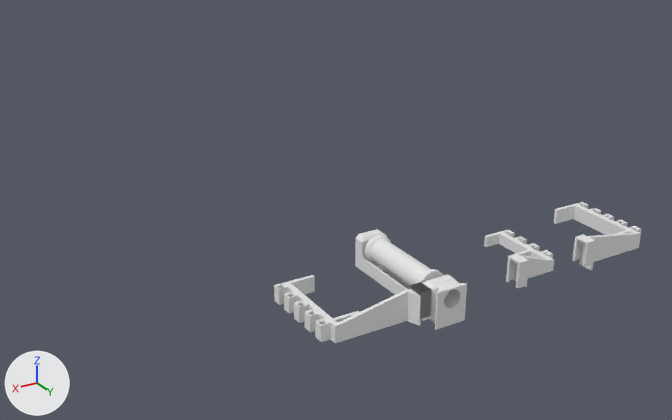
A saved change to the Blender file generic_spool_holder/generic_spool_holder_v5.blend.
Camera for both pictures: a 50 mm lens placed at (482.0, 674.0, 430.0), pointed at (-11.0, -148.0, 19.0). Arrows for +X, +Y and +Z are at lower left; the lights stay in place.

The first picture shows '78mm_spool_align', '78mm_spool_align_mirrored_applied', 'small_spool_align_v3_mirrored_applied', 'spool_roller', 'spool_roller_holder'.
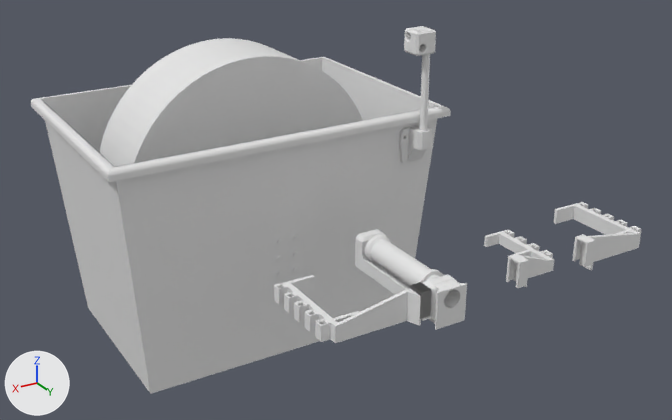
Commit message: Designed IKEA Samlabox 2.3kg Spool Holder

Not drawn themselves, but carrying or shaping drawn objects: ob_cylinder_001, ob_screw_m4x20_tolerance_cutout, ob_cylinder_003, ob_cylinder_004, ob_clip_holder_negative_applied_trimmed, ob_clip_holder_negative_applied_trimmed_001.

Location of each change, [x1, y1, x2, y2] in pixels of the pictures (672 x 420 px):
'Cube', added
    after: [41, 58, 437, 394]
'Cylinder', added
    after: [99, 38, 362, 167]
'Cube.001', added
    after: [31, 57, 451, 182]
'ikea_box_tent_mount', added
    after: [399, 124, 432, 163]
'ikea_box_tent_cube', added
    after: [404, 26, 436, 56]
'Cylinder.002', added
    after: [419, 54, 430, 131]
'screw_m5x10_tolerance_cutout', added
    after: [277, 235, 299, 277]

Edits to the bpy script that builds the scene:
```text
Add me_cube_017:
    me_cube_017.from_pydata([(-50.0, -31.7, 7.0), (-50.0, -33.0, 10.0), (-50.0, 2.0, -7.0), (-50.0, 2.0, 20.0), (50.0, -31.7, 7.0), (50.0, -33.0, 10.0), (50.0, 2.0, -7.0), (50.0, 2.0, 20.0)], [], [(0, 1, 3, 2), (2, 3, 7, 6), (6, 7, 5, 4), (4, 5, 1, 0), (2, 6, 4, 0), (7, 3, 1, 5)])
Add me_cube_018:
    me_cube_018.from_pydata([(-50.0, -19.7, 7.0), (-50.0, -21.0, 10.0), (-50.0, 0.0, -7.0), (-50.0, 2.0, 20.0), (50.0, -19.7, 7.0), (50.0, -21.0, 10.0), (50.0, 0.0, -7.0), (50.0, 2.0, 20.0)], [], [(0, 1, 3, 2), (2, 3, 7, 6), (6, 7, 5, 4), (4, 5, 1, 0), (2, 6, 4, 0), (7, 3, 1, 5)])
Add ob_clip_holder_negative_applied_trimmed_001:
    ob_clip_holder_negative_applied_trimmed_001 = bpy.data.objects.new('clip_holder_negative_applied_trimmed.001', me_cube_022)  # 48 vertices, 52 faces; spans x -3.8..3.8, y -3.8..3.8, z -5.0..7.0
    ob_clip_holder_negative_applied_trimmed_001.parent = ob_ikea_box_tent_cube
    ob_clip_holder_negative_applied_trimmed_001.location = (-37.5, -117.0, 202.0)
    ob_clip_holder_negative_applied_trimmed_001.rotation_euler = (-1.571, 0.0, -1.571)  # degrees (-90, 0, -90)
Add ob_ikea_box_tent_cube:
    ob_ikea_box_tent_cube = bpy.data.objects.new('ikea_box_tent_cube', me_cube_021)  # a box spanning x -12.5..12.5, y -12.5..12.5, z -12.5..12.5; modifiers BEVEL, BOOLEAN, BOOLEAN, BOOLEAN, BEVEL, BOOLEAN, BOOLEAN
    ob_ikea_box_tent_cube.parent = ob_cylinder_002
    ob_ikea_box_tent_cube.location = (-25.0, -112.0, 207.0)
Add ob_cylinder_004:
    ob_cylinder_004 = bpy.data.objects.new('Cylinder.004', me_cylinder_022)  # 128 vertices, 66 faces; spans x -4.2..4.2, y -4.2..4.2, z -55.0..65.0
    ob_cylinder_004.parent = ob_ikea_box_tent_cube
    ob_cylinder_004.location = (-20.0, -117.0, 202.0)
    ob_cylinder_004.rotation_euler = (1.571, 1.571, 0.0)  # degrees (90, 90, 0)
Add ob_clip_holder_negative_applied_trimmed:
    ob_clip_holder_negative_applied_trimmed = bpy.data.objects.new('clip_holder_negative_applied_trimmed', me_cube_022)  # 48 vertices, 52 faces; spans x -3.8..3.8, y -3.8..3.8, z -5.0..7.0
    ob_clip_holder_negative_applied_trimmed.parent = ob_ikea_box_tent_cube
    ob_clip_holder_negative_applied_trimmed.location = (-20.0, -107.0, 219.5)
    ob_clip_holder_negative_applied_trimmed.rotation_euler = (0.0, 0.0, 3.142)  # degrees (0, 0, 180)
    ob_clip_holder_negative_applied_trimmed.scale = (-1.0, -1.0, -1.0)
Add ob_cylinder_003:
    ob_cylinder_003 = bpy.data.objects.new('Cylinder.003', me_cylinder_022.copy())
    ob_cylinder_003.parent = ob_ikea_box_tent_cube
    ob_cylinder_003.location = (-30.0, -117.0, 212.0)
    ob_cylinder_003.rotation_euler = (0.0, 1.571, 0.0)  # degrees (0, 90, 0)
Add ob_cylinder_002:
    ob_cylinder_002 = bpy.data.objects.new('Cylinder.002', me_cylinder_022.copy())
    ob_cylinder_002.parent = ob_ikea_box_tent_mount
    ob_cylinder_002.location = (-30.0, -107.0, 148.0)
Add ob_ikea_box_tent_mount:
    ob_ikea_box_tent_mount = bpy.data.objects.new('ikea_box_tent_mount', me_cube_019)  # 36 vertices, 28 faces; spans x -20.0..20.0, y -12.8..13.0, z -30.0..10.0; modifiers BOOLEAN, BOOLEAN
    ob_ikea_box_tent_mount.location = (-97.0, -113.0, 100.0)
Add ob_screw_m4x20_tolerance_cutout:
    ob_screw_m4x20_tolerance_cutout = bpy.data.objects.new('screw_m4x20_tolerance_cutout', me_cylinder_020)  # 64 vertices, 34 faces; spans x -2.2..2.2, y -3.2..1.2, z -10.0..10.0; modifiers MIRROR
    ob_screw_m4x20_tolerance_cutout.parent = ob_ikea_box_tent_mount
    ob_screw_m4x20_tolerance_cutout.location = (-13.68, -119.7, 100.1)
    ob_screw_m4x20_tolerance_cutout.rotation_euler = (0.0, -1.621, -1.571)  # degrees (0, -93, -90)
Add ob_screw_m5x10_tolerance_cutout:
    ob_screw_m5x10_tolerance_cutout = bpy.data.objects.new('screw_m5x10_tolerance_cutout', me_cylinder_018)  # a 32-sided cylinder along z spanning x -2.6..2.6, y -2.6..2.6, z -10.0..0.0; modifiers ARRAY, ARRAY
    ob_screw_m5x10_tolerance_cutout.parent = ob_ikea_samla_m8_holder
    ob_screw_m5x10_tolerance_cutout.location = (50.46, -138.5, 7.125)
    ob_screw_m5x10_tolerance_cutout.rotation_euler = (0.0, -1.5, 1.571)  # degrees (0, -86, 90)
Add ob_ikea_samla_m8_holder:
    ob_ikea_samla_m8_holder = bpy.data.objects.new('ikea_samla_m8_holder', me_cube_016)  # 116 vertices, 114 faces; spans x -20.0..20.0, y -50.0..10.0, z -50.0..50.0; modifiers BOOLEAN, BOOLEAN, BOOLEAN, BOOLEAN, BOOLEAN
    ob_ikea_samla_m8_holder.location = (60.0, -140.0, 0.0)
Add ob_m8_screw_cutout_001:
    ob_m8_screw_cutout_001 = bpy.data.objects.new('M8_screw_cutout.001', me_cylinder_015.copy())  # the mesh of ob_m8_screw_cutout
    ob_m8_screw_cutout_001.parent = ob_ikea_samla_m8_holder
    ob_m8_screw_cutout_001.location = (60.0, -250.0, 40.0)
    ob_m8_screw_cutout_001.rotation_euler = (1.571, 0.0, 0.0)  # degrees (90, 0, 0)
Add ob_cube_002:
    ob_cube_002 = bpy.data.objects.new('Cube.002', me_cube_017)
    ob_cube_002.parent = ob_ikea_samla_m8_holder
    ob_cube_002.location = (60.0, -140.0, 0.0)
Add ob_m8_nut_cutout_001:
    ob_m8_nut_cutout_001 = bpy.data.objects.new('M8_nut_cutout.001', me_cylinder_016)  # a 6-sided cylinder along z spanning x -6.7..6.7, y -7.8..7.8, z -4.1..4.0
    ob_m8_nut_cutout_001.parent = ob_ikea_samla_m8_holder
    ob_m8_nut_cutout_001.location = (60.0, -188.0, 40.0)
    ob_m8_nut_cutout_001.rotation_euler = (1.571, 0.0, 0.0)  # degrees (90, 0, 0)
Add ob_cube_003:
    ob_cube_003 = bpy.data.objects.new('Cube.003', me_cube_018)
    ob_cube_003.parent = ob_ikea_samla_m8_holder
    ob_cube_003.location = (60.0, -140.0, -29.0)
Add ob_cylinder_001:
    ob_cylinder_001 = bpy.data.objects.new('Cylinder.001', me_cylinder_003)  # a 64-sided cylinder along z spanning x -27.5..27.5, y -27.5..27.5, z -55.0..55.0
    ob_cylinder_001.parent = ob_cylinder
    ob_cylinder_001.location = (0.0, -170.0, 0.0)
    ob_cylinder_001.rotation_euler = (1.571, 0.0, 0.0)  # degrees (90, 0, 0)
Add ob_cylinder:
    ob_cylinder = bpy.data.objects.new('Cylinder', me_cylinder_002)  # 128 vertices, 66 faces; spans x -150.0..150.0, y -150.0..150.0, z -50.0..50.0; modifiers BOOLEAN
    ob_cylinder.location = (60.0, -250.0, 40.0)
    ob_cylinder.rotation_euler = (1.571, 0.0, 0.0)  # degrees (90, 0, 0)
Add ob_cube_001:
    ob_cube_001 = bpy.data.objects.new('Cube.001', me_cube_015)  # 44 vertices, 44 faces; spans x -138.0..252.0, y -138.0..138.0, z 118.0..128.0
    ob_cube_001.parent = ob_cube
    ob_cube_001.location = (0.0, -240.0, 0.0)
Add ob_cube:
    ob_cube = bpy.data.objects.new('Cube', me_cube_014)  # 20 vertices, 18 faces; spans x -128.0..244.0, y -128.0..128.0, z -140.0..128.0
    ob_cube.location = (0.0, -250.0, 0.0)
```
